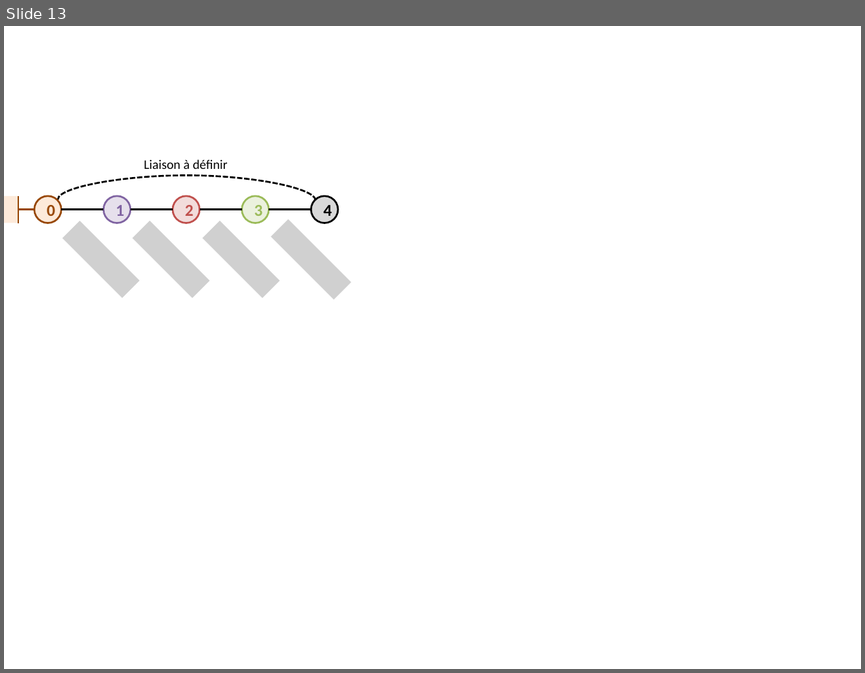
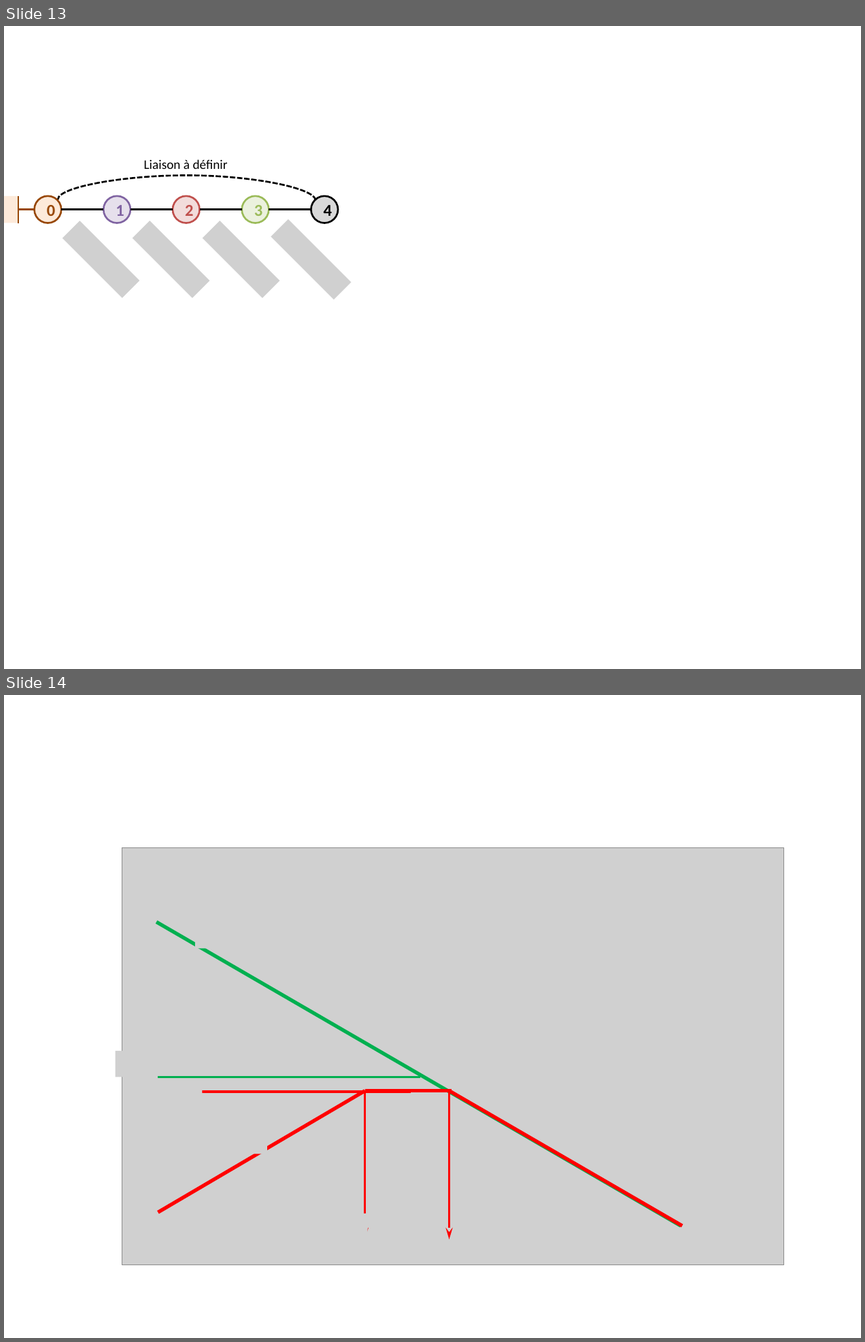
Before and after one commit to xpessoles/Cy_01_PSI_ModelisationLinNonLin, a slide deck: Revisions/05_Modelisation_Bode_Activation_FreinTGV/images/Figures.pptx. Shown one above the other, each under a label of ours: slide 13 before the commit, slides 13 and 14 after it. The pictures are 865x673 and 865x1342 pixels, drawn with LibreOffice and Linux fonts; fonts in the diff are those of the drawing; grey boxes stand for pictures. Boxes give left, top, right and bottom in pixels: in the first picture for what was removed or moved away, otherwise in the second. Text is boxed around its words. In the diff, an @@ line names an element or a change of style, - is before the commit and + after.

```diff
--- a/Revisions/05_Modelisation_Bode_Activation_FreinTGV/images/Figures.pptx
+++ b/Revisions/05_Modelisation_Bode_Activation_FreinTGV/images/Figures.pptx
@@ slide 14 added at bbox=[4, 695, 861, 1338], background #FFFFFF @@
@@ picture added at bbox=[122, 847, 784, 1265] @@
@@ line added from (681, 1225) to (156, 922), #00B050 3 pt @@
@@ picture added at bbox=[195, 922, 263, 948] @@
@@ picture added at bbox=[116, 1051, 303, 1077] @@
@@ line added from (420, 1077) to (158, 1077), #00B050 2.25 pt @@
@@ picture added at bbox=[135, 1090, 202, 1116] @@
@@ line added from (410, 1091) to (149, 1091), #FF0000 2.25 pt @@
@@ line added from (364, 1091) to (158, 1212), #FF0000 3 pt @@
@@ arrow added from (364, 1091) to (364, 1239), #FF0000 1.5 pt @@
@@ line added from (364, 1091) to (451, 1091), #FF0000 3 pt @@
@@ line added from (682, 1225) to (449, 1091), #FF0000 3 pt @@
@@ arrow added from (449, 1091) to (449, 1239), #FF0000 1.5 pt @@
@@ picture added at bbox=[201, 1127, 267, 1153] @@
@@ picture added at bbox=[316, 1213, 367, 1239] @@
@@ picture added at bbox=[466, 1212, 509, 1238] @@
```
Also in this commit, not shown: 1 slide changed, 6 other files.
